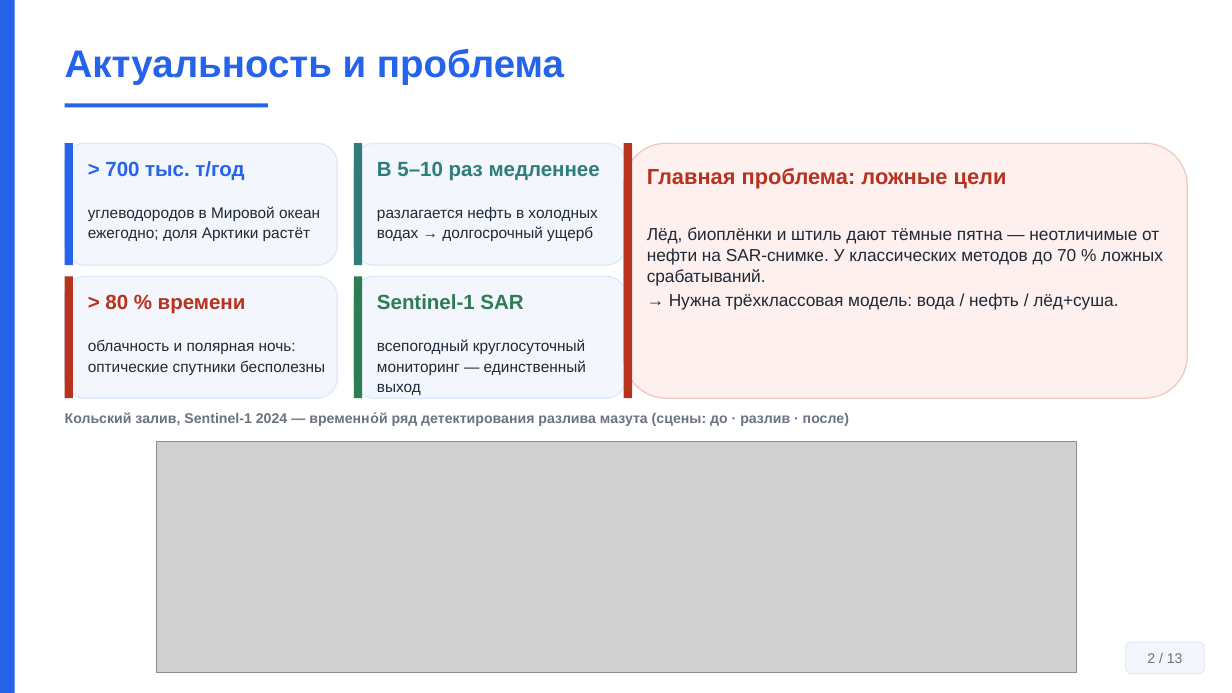
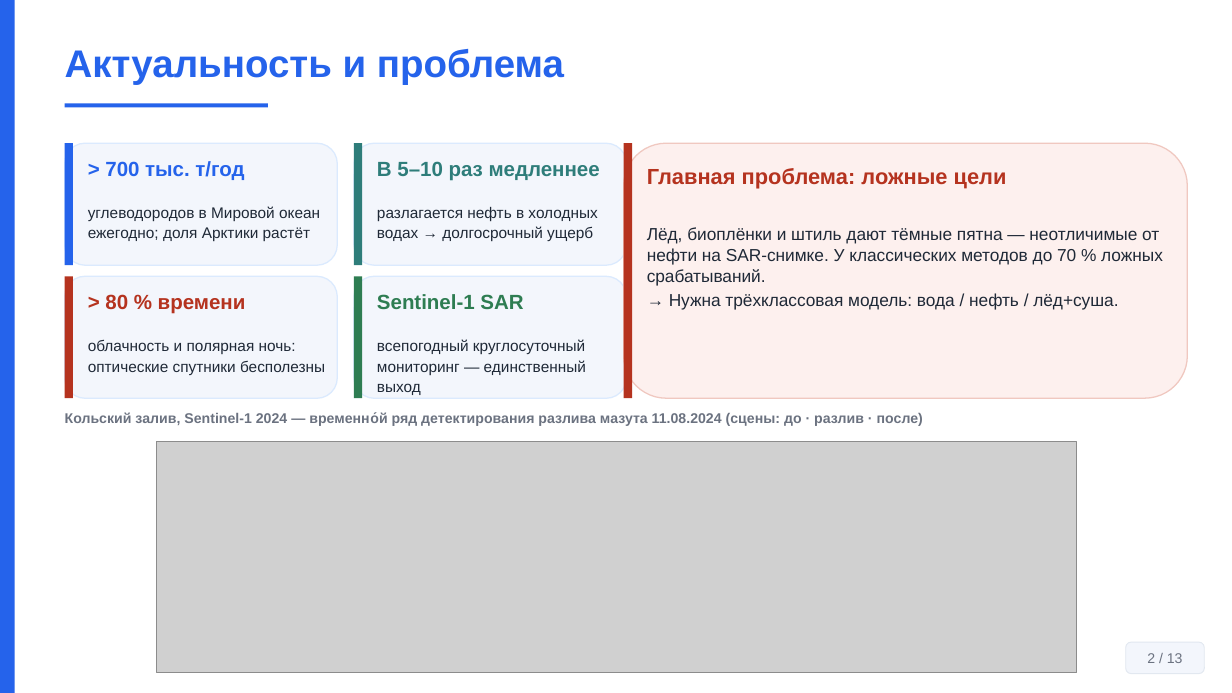
Before and after one commit to Confucius-hub/spbu_db_hw, a slide deck: slide 2 of thesis/vkr_final/Презентация_Финал_Байханов_2026.pptx. Drawn at 1232x693 pixels with LibreOffice and Linux fonts; fonts in the diff are those of the drawing; grey boxes stand for pictures. Boxes give left, top, right and bottom in pixels: in the first picture for what was removed or moved away, otherwise in the second. Text is boxed around its words. In the diff, an @@ line names an element or a change of style, - is before the commit and + after.

```diff
--- a/thesis/vkr_final/Презентация_Финал_Байханов_2026.pptx
+++ b/thesis/vkr_final/Презентация_Финал_Байханов_2026.pptx
@@ text at box(65, 412, 923, 426): text changed @@
-Кольский залив, Sentinel-1 2024 — временно́й ряд детектирования разлива мазута (сцены: до · разлив · после)
+Кольский залив, Sentinel-1 2024 — временно́й ряд детектирования разлива мазута 11.08.2024 (сцены: до · разлив · после)
```
Also in this commit, not shown: 5 other files.
